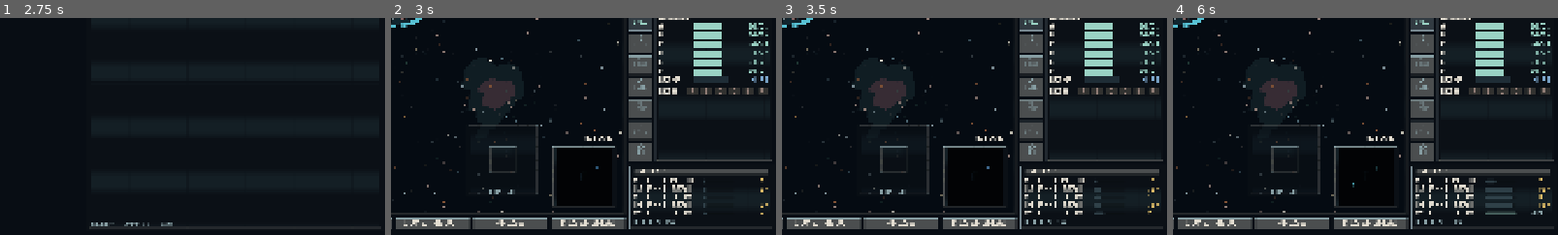
Above: before the commit, frames 1-4 (left to right).
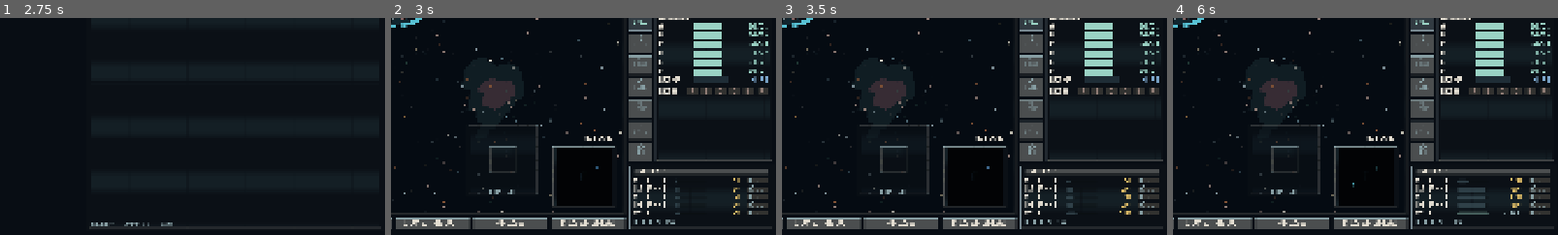
Above: after the commit, the same moments.

Repository: RubenTipparach/the-federation
Game: Godot game, scene res://scenes/main.tscn
Same seed, same stepped clock (60 frames per second), same inputs: the game is played once before the commit and once after it.
Inputs (mouse positions are % of the whole screen's width and height, from its top left):
- Up to frame 1 (2.75 s): click "Fitting and SSD" at 0.5 s; click "Mounts and arcs" at 1.25 s; click "Skirmish" at 2 s
- Up to frame 2 (3 s): click "Begin skirmish" at 2.75 s
- Up to frame 3 (3.5 s): no input
- Up to frame 4 (6 s): click "Next >" at 3.5 s; click "Next >" at 4.25 s; click (2, 29) at 5 s; click (2, 34) at 5.75 s
The pictures show only the part of the screen within x 50-100%, y 50-100%; the shares and areas given below are measured in that part.

Frame 1 is identical in both runs. In frame 2, 1.2% of the frame differs, in the area x 72-98%, y 73-91%; in frame 3, 1.4%; in frame 4, 2.1%.

Commit message:
Put the overload switch on the weapon row
Three states at the right hand end of each row: dark where the mount has
no overload, raised where it can be armed, lit where it is. The dark one
is information rather than decoration, because which weapons can take an
overload is worth knowing before the moment it is needed.

The switch reports a click and decides nothing. Arming goes through
apply_command like every other order, so it reaches the battle log and a
replay fires the same heavy shot, and the panel then sets the switch
from what the ship believes rather than from what was clicked: a refused
order moves nothing the HUD dirty check would notice, so a switch set
from the click would sit there lying about it.

An armed mount that is otherwise ready says ARMED rather than RDY. The
word is not OVERLOAD because the chip is 77 pixels and the face advances
12 to a character.

The column is paid for out of the name, which now prints the four letter
code the rest of the game uses. That is not a loss: at the old width the
column was already cutting "M2 Disruptor Bank" to "M2 Disruptor Ba". The
button is 58 by 18 at font 14 rather than the 34 the mockup drew,
because 14 is the bitmap face's native size and 11 resamples it at 0.79
and drops rows out of the glyphs.

Verified on a build in all four states: unarmed, armed and bearing,
armed with a flat reserve, and a mount that cannot arm at all.

Co-Authored-By: Claude Opus 5 <noreply@anthropic.com>
Claude-Session: https://claude.ai/code/session_01CvwCzyN7nJMTRzM6y36WyC

Diff:
--- a/scenes/ui/weapon_row.tscn
+++ b/scenes/ui/weapon_row.tscn
@@ -8,7 +8,7 @@
 script = ExtResource("1")
 
 [node name="Name" type="Label" parent="."]
-custom_minimum_size = Vector2(115, 0)
+custom_minimum_size = Vector2(94, 0)
 layout_mode = 2
 size_flags_horizontal = 3
 theme_override_font_sizes/font_size = 14
@@ -30,3 +30,15 @@
 horizontal_alignment = 2
 text_overrun_behavior = 1
 text = "RDY"
+
+[node name="Ovl" type="Button" parent="."]
+custom_minimum_size = Vector2(58, 18)
+custom_maximum_size = Vector2(58, 18)
+propagate_maximum_size = true
+layout_mode = 2
+size_flags_vertical = 4
+focus_mode = 0
+toggle_mode = true
+clip_text = true
+theme_override_font_sizes/font_size = 14
+text = "OVL"
--- a/src/ui/combat_screen.gd
+++ b/src/ui/combat_screen.gd
@@ -267,7 +267,21 @@
 	for i in range(battle.player().weapons_rt.size()):
 		var row: HBoxContainer = WEAPON_ROW.instantiate()
 		list.add_child(row)
+		row.overload_toggled.connect(_on_overload_toggled.bind(i))
 		_weapon_rows.append(row)
+
+
+## Arming a mount is an order like any other: it goes through the battle, so it
+## is written into the log and a replay fires the same heavy shot (docs/11).
+## The switch is then set from what the ship believes rather than from what was
+## clicked, because a refused order must not leave the panel showing it as
+## taken, and a refusal moves nothing the HUD's dirty check would notice.
+func _on_overload_toggled(on: bool, index: int) -> void:
+	if battle == null:
+		return
+	if _can_command():
+		battle.apply_command(0, "overload", [index, on])
+	_weapon_rows[index].set_armed(battle.player().overloaded(index))
 
 
 ## Keep the plan inset looking straight down at the midpoint between the two
@@ -933,11 +947,19 @@
 		for i in range(_weapon_rows.size()):
 			var w: Dictionary = me.weapons_rt[i]
 			if w["weapon"].is_empty():
-				_weapon_rows[i].paint("%s (empty)" % String(w["mount"]["id"]), "empty", 0.0)
+				# The mount id alone. The chip beside it already says EMPTY, and
+				# a row that says it twice is spending the column on nothing.
+				_weapon_rows[i].paint(String(w["mount"]["id"]), "empty", 0.0)
 				continue
 			var check: Dictionary = me.fire_check(i, foe.pos)
+			# The four letter code rather than the full name. The column is 118
+			# pixels and the face advances 12 to a character, so the name was
+			# being cut to "M2 Disruptor Ba" long before the arming switch
+			# arrived; the code is the same one the rest of the game prints and
+			# it is never cut (CLAUDE.md 6.4).
 			_weapon_rows[i].paint("%s %s" % [String(w["mount"]["id"]),
-				String(w["weapon"]["name"])], String(check["reason"]), float(w["charge"]))
+				String(w["weapon"]["short"])], String(check["reason"]),
+				float(w["charge"]), me.can_overload(i), me.overloaded(i))
 		$Right/WeaponsPanel/V/Battery.text = "BATTERY %d%%" % int(me.battery * 100.0)
 		Paint.tint($Right/WeaponsPanel/V/Battery, "font_color",
 			Palette.OK if me.battery >= 1.0 else Palette.DIM)
--- a/src/ui/weapon_row.gd
+++ b/src/ui/weapon_row.gd
@@ -1,8 +1,20 @@
 extends HBoxContainer
 
-## One weapon line on the combat HUD: name, readiness chip, reason. The chip
-## states come straight from ShipState.fire_check reasons so the UI can never
-## disagree with the rule that gates the shot.
+## One weapon line on the combat HUD: name, capacitor, readiness chip, and the
+## switch that arms an overload. The chip states come straight from
+## ShipState.fire_check reasons so the UI can never disagree with the rule that
+## gates the shot, and the switch reports a click rather than deciding
+## anything: only Battle.apply_command may change what a ship is doing.
+
+## The player asked for this mount to be armed, or disarmed. Whether it happens
+## is the battle's business, and the screen puts the switch back to whatever the
+## ship believes afterwards.
+signal overload_toggled(on: bool)
+
+
+func _ready() -> void:
+	$Ovl.toggled.connect(func(on: bool) -> void: overload_toggled.emit(on))
+
 
 ## Why a weapon is or is not ready, in the colour that says it. A function
 ## rather than a const dictionary because Palette now reads its values from
@@ -20,7 +32,8 @@
 		_: return Palette.DIM
 
 
-func paint(display_name: String, reason: String, charge: float) -> void:
+func paint(display_name: String, reason: String, charge: float,
+		can_overload: bool = false, armed: bool = false) -> void:
 	$Name.text = display_name
 	Paint.tint($Name, "font_color", Palette.FG)
 	# The capacitor is the thing a captain watches: a bar that fills, and a
@@ -33,10 +46,33 @@
 	var chip: String = "RDY" if reason == "bears" else reason.to_upper()
 	if reason == "charging":
 		chip = "%d%%" % int(charge * 100.0)
+	var hue: Color = chip_color(reason)
+	if armed and reason == "bears":
+		# Ready, but not an ordinary shot. RDY here would be a lie by omission:
+		# the next trigger pull empties the reserve and takes the shields down.
+		# ARMED rather than OVERLOAD because the chip is 77 pixels and the face
+		# advances 12 to a character, so the longer word would be cut.
+		chip = "ARMED"
+		hue = Palette.CRIT
 	$Chip.text = chip
-	var hue: Color = chip_color(reason)
 	Paint.tint($Chip, "font_color", hue)
 	# There was a second label here repeating the chip in lower case. It said
 	# nothing the chip did not, and it was the widest thing in the column
 	# (CLAUDE.md 6.4: the panel is a fixed rectangle, so words have to earn
 	# their pixels).
+
+	# Three states, and the dark one is information rather than decoration: it
+	# says at a glance which of the fitted weapons could be overloaded at all.
+	var ovl: Button = $Ovl
+	ovl.disabled = not can_overload
+	set_armed(armed)
+	Paint.button_tint(ovl, Palette.CRIT if armed else (
+		Palette.FG if can_overload else Palette.DIM))
+
+
+## Put the switch where the SHIP says it is, without reporting it as a click.
+## Used after an order as well as on every repaint, because an order the battle
+## refused must not leave the panel showing it as taken.
+func set_armed(on: bool) -> void:
+	if $Ovl.button_pressed != on:
+		$Ovl.set_pressed_no_signal(on)
Not shown, changed: docs/01-tactical-combat.md
